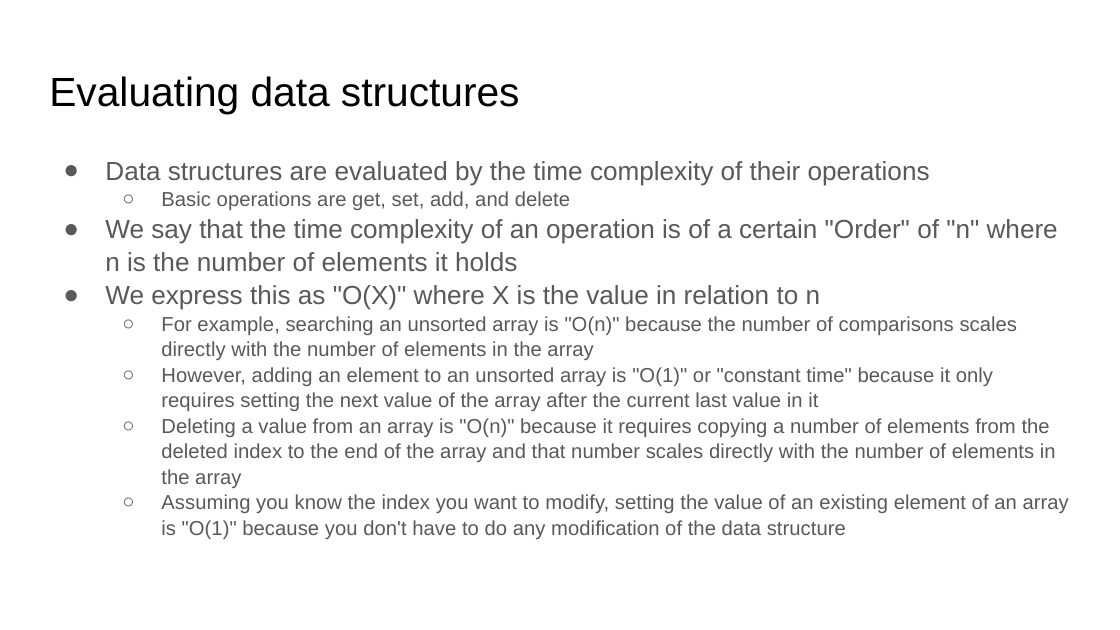
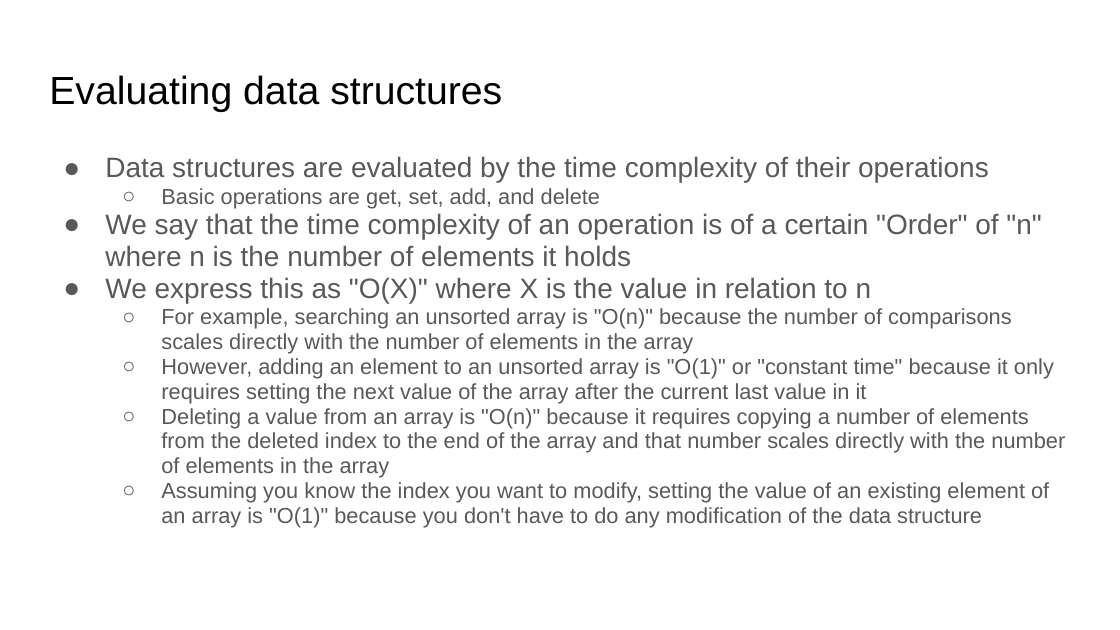
Before and after one commit to brian-card/data-structures, a slide deck: slide 6 of Data Structures in C.pptx (slide 4 before the commit). Drawn at 1120x630 pixels with LibreOffice and Linux fonts; fonts in the diff are those of the drawing. Boxes give left, top, right and bottom in pixels: in the first picture for what was removed or moved away, otherwise in the second. Text is boxed around its words. In the diff, an @@ line names an element or a change of style, - is before the commit and + after.

```diff
--- a/Data Structures in C.pptx
+++ b/Data Structures in C.pptx
@@ title "Evaluating data structures" at box(49, 75, 502, 112): size 26.1 to 25.2 pt @@
@@ text "Data structures are evaluated by ..." at box(105, 156, 1065, 528): size 16.8 to 18 pt in "Data structures are evaluated by the time ...", "We say that the time complexity of ...", "We express this as "O(X)" where X ..."; size 13.1 to 14 pt in "Basic operations are get, set, add, and ...", "For example, searching an unsorted array is ...", "However, adding an element to an unsorted ...", "Deleting a value from an array is ..." and 1 more places; line spacing 1.05 to 0.95 @@
```
Also in this commit, not shown: 6 other slides changed, 1 slide added.
